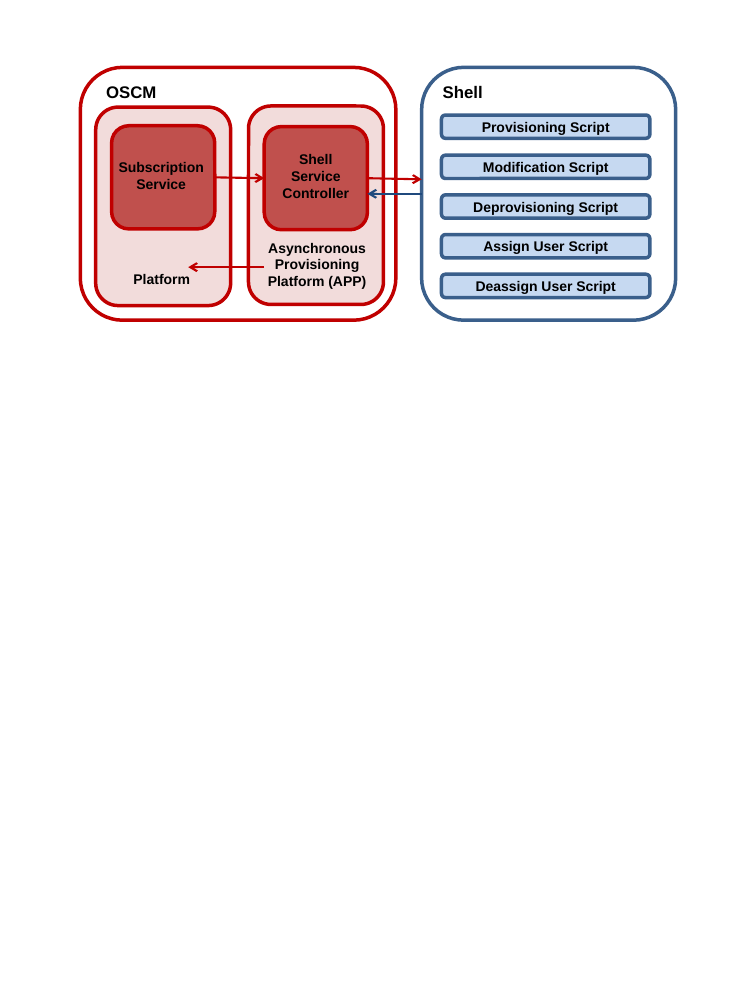
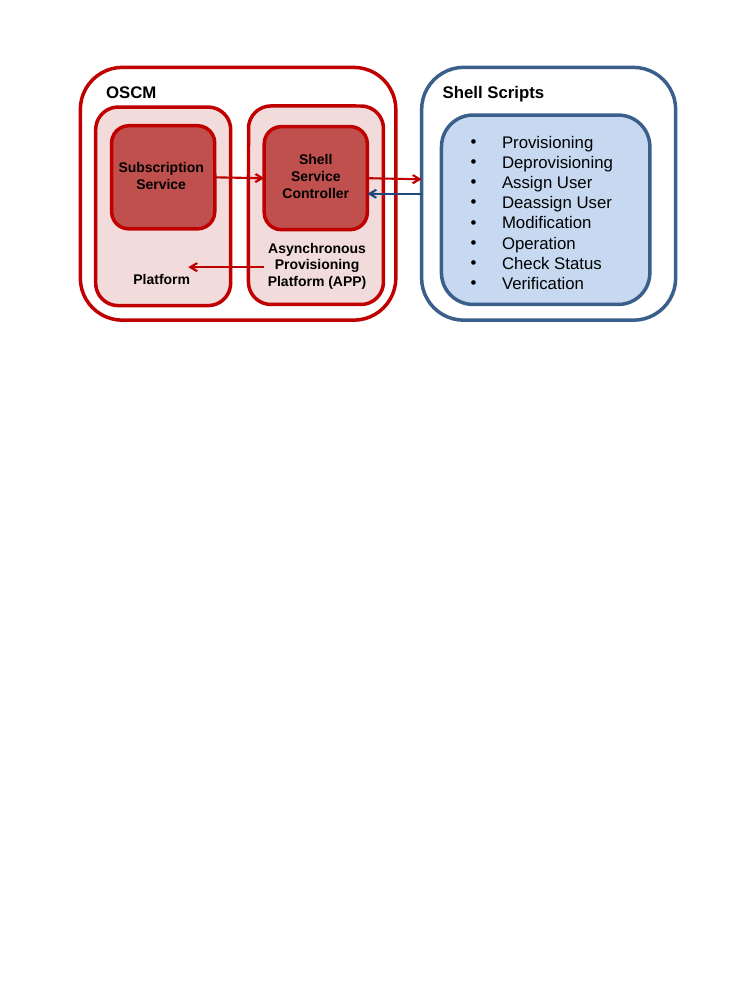
Before and after one commit to servicecatalog/documentation, a slide deck: slide 2 of Development/DocSources/en/ShellIntegrationGuide/_images/images.pptx. Drawn at 756x1008 pixels with LibreOffice and Linux fonts; fonts in the diff are those of the drawing. Boxes give left, top, right and bottom in pixels: in the first picture for what was removed or moved away, otherwise in the second. Text is boxed around its words. In the diff, an @@ line names an element or a change of style, - is before the commit and + after.

Commit message:
Start writing Shell service controller manual

```diff
--- a/Development/DocSources/en/ShellIntegrationGuide/_images/images.pptx
+++ b/Development/DocSources/en/ShellIntegrationGuide/_images/images.pptx
@@ text at <box>443,86,544,102</box>: text changed @@
-Shell
+Shell Scripts
@@ rounded rectangle removed at <box>442,115,650,138</box> @@
-Provisioning Script
@@ rounded rectangle added at <box>442,115,650,304</box>, fill #C6D9F1, outline #3A5F8C 2.5 pt @@
@@ text added at <box>502,136,613,289</box>, 12 pt, text #000000 @@
+• Provisioning
+• Deprovisioning
+• Assign User
+• Deassign User
+• Modification
+• Operation
+• Check Status
+• Verification
@@ rounded rectangle removed at <box>442,155,650,178</box> @@
-Modification Script
@@ rounded rectangle removed at <box>442,195,650,218</box> @@
-Deprovisioning Script
@@ rounded rectangle removed at <box>442,235,650,258</box> @@
-Assign User Script
@@ rounded rectangle removed at <box>442,274,650,297</box> @@
-Deassign User Script
```
Also in this commit, not shown: 1 other slide changed, 1 slide added, 15 other files.
